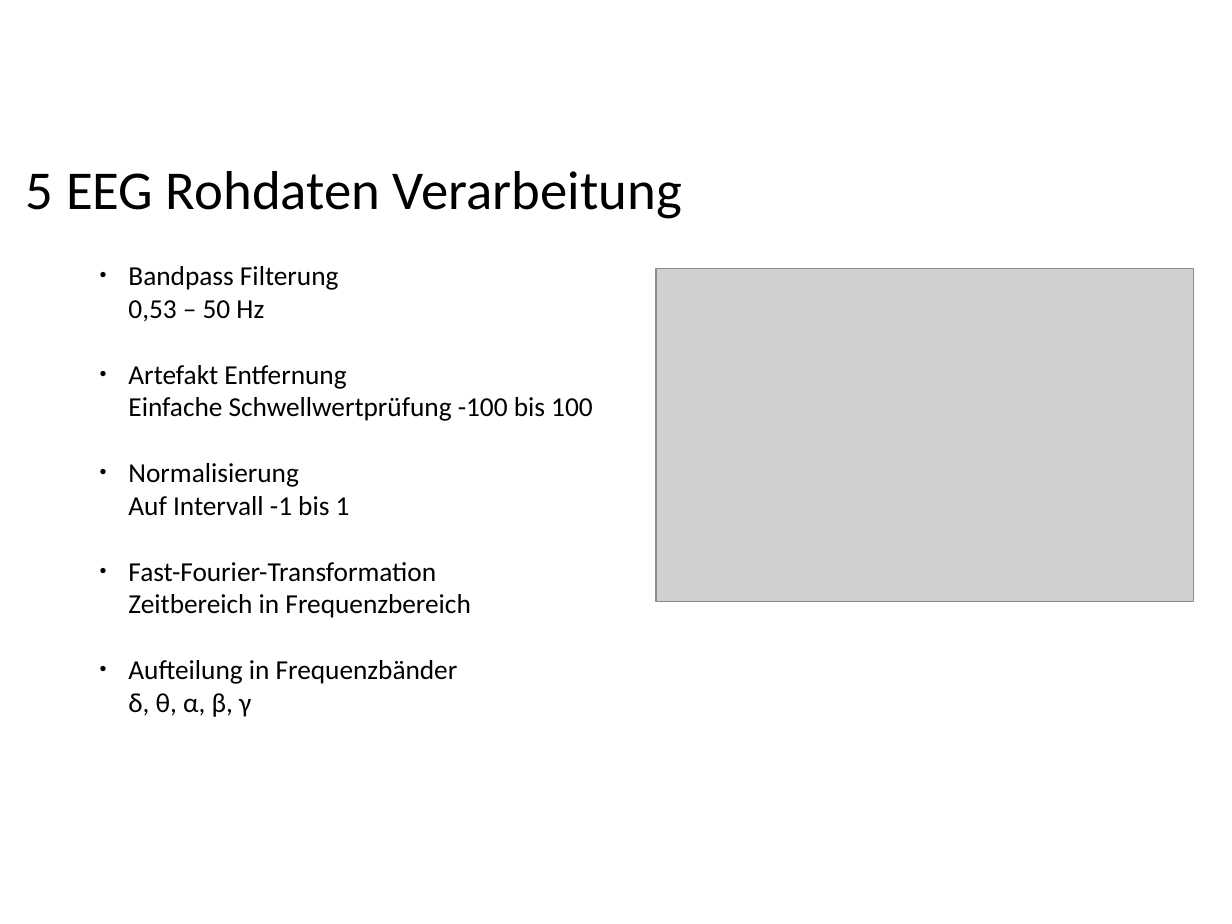
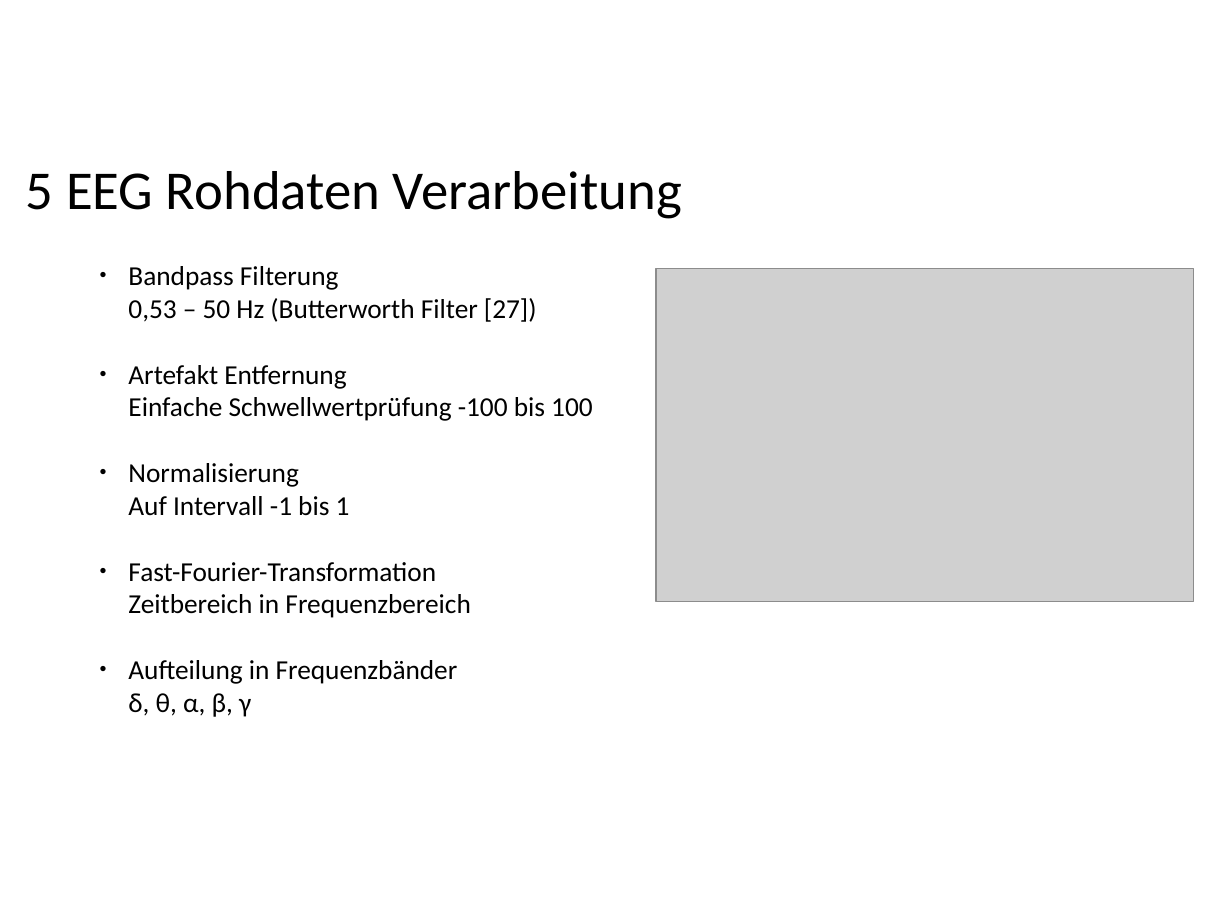
Before and after one commit to ppasler/current-adas, a slide deck: slide 12 of project/presentation/Praesentation_PoSDBoS_Pasler.odp (slide 13 before the commit). Drawn at 1232x924 pixels with LibreOffice and Linux fonts; fonts in the diff are those of the drawing; grey boxes stand for pictures; background and template pictures are left out. Boxes give left, top, right and bottom in pixels: in the first picture for what was removed or moved away, otherwise in the second. Text is boxed around its words. In the diff, an @@ line names an element or a change of style, - is before the commit and + after.

```diff
--- a/project/presentation/Praesentation_PoSDBoS_Pasler.odp
+++ b/project/presentation/Praesentation_PoSDBoS_Pasler.odp
@@ text at (128,266,537,322): text changed @@
-● Bandpass Filterung
-  0,53 – 50 Hz
+● Bandpass Filterung
+  0,53 – 50 Hz (Butterworth Filter [27])
```
Also in this commit, not shown: 9 other slides changed, 3 slides added, 2 slides removed, 1 other file.
